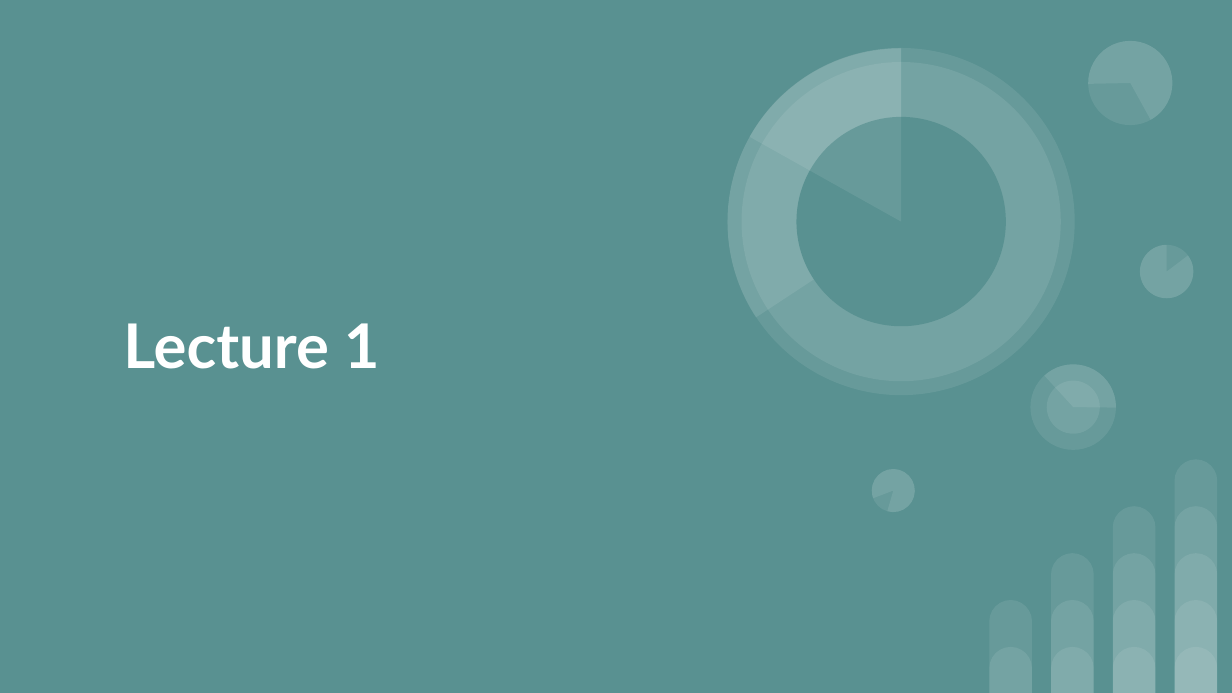
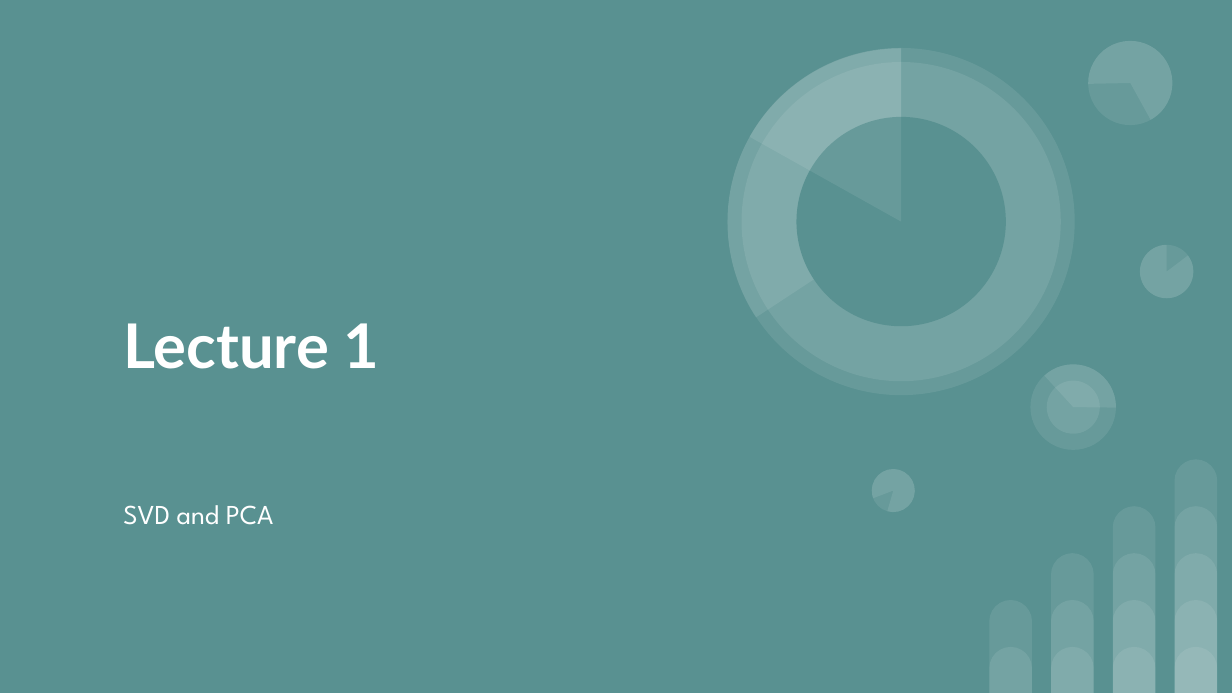
Before and after one commit to al1563/CS189FinalProjectT, a slide deck: slide 1 of Lecture and Notes/Lecture 1.pptx. Drawn at 1232x693 pixels with LibreOffice and Linux fonts; fonts in the diff are those of the drawing. Boxes give left, top, right and bottom in pixels: in the first picture for what was removed or moved away, otherwise in the second. Text is boxed around its words. In the diff, an @@ line names an element or a change of style, - is before the commit and + after.

```diff
--- a/Lecture and Notes/Lecture 1.pptx
+++ b/Lecture and Notes/Lecture 1.pptx
@@ subtitle added at (123,505,273,525), 16 pt, text #FFFFFF @@
+SVD and PCA
```
Also in this commit, not shown: 1 other slide changed, 6 slides added, 4 slides removed, 8 other files.
